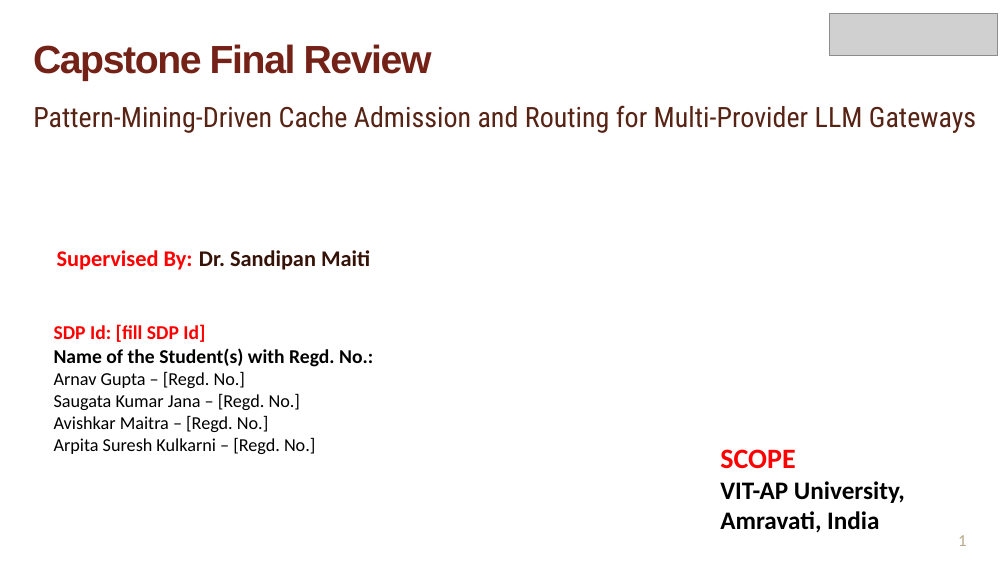
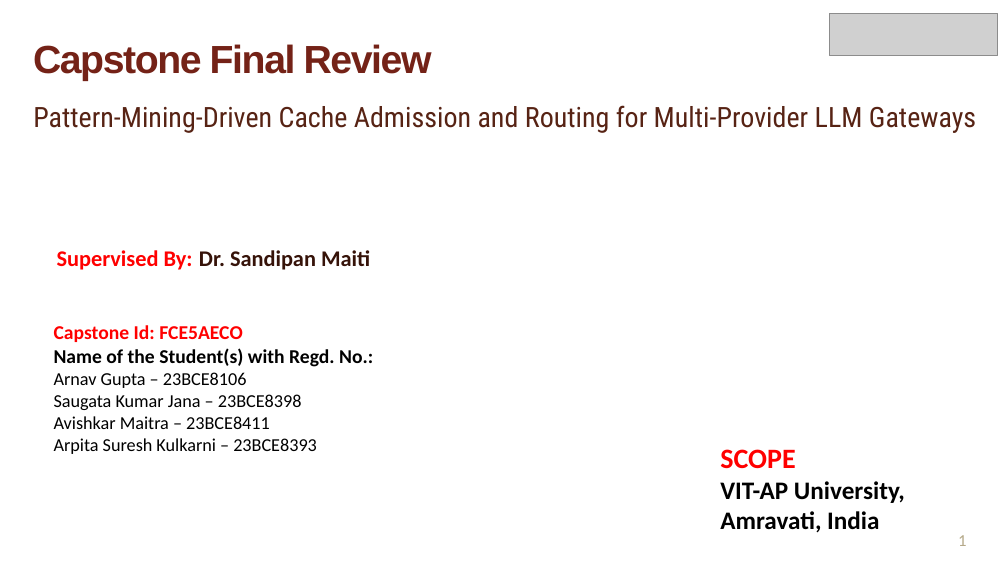
Before and after one commit to arnnnavvvvv/llm-cache-pattern-mining, a slide deck: slide 1 of report/Final_Review_Presentation.pptx. Drawn at 1008x567 pixels with LibreOffice and Linux fonts; fonts in the diff are those of the drawing; grey boxes stand for pictures; background and template pictures are left out. Boxes give left, top, right and bottom in pixels: in the first picture for what was removed or moved away, otherwise in the second. Text is boxed around its words. In the diff, an @@ line names an element or a change of style, - is before the commit and + after.

```diff
--- a/report/Final_Review_Presentation.pptx
+++ b/report/Final_Review_Presentation.pptx
@@ text at [54, 325, 242, 342]: text changed @@
-SDP Id: [fill SDP Id]
+Capstone Id: FCE5AECO
@@ text at [54, 372, 317, 454]: text changed @@
-Arnav Gupta – [Regd. No.]
-Saugata Kumar Jana – [Regd. No.]
-Avishkar Maitra – [Regd. No.]
-Arpita Suresh Kulkarni – [Regd. No.]
+Arnav Gupta – 23BCE8106
+Saugata Kumar Jana – 23BCE8398
+Avishkar Maitra – 23BCE8411
+Arpita Suresh Kulkarni – 23BCE8393
```
Also in this commit, not shown: 1 other slide changed, 9 other files.
